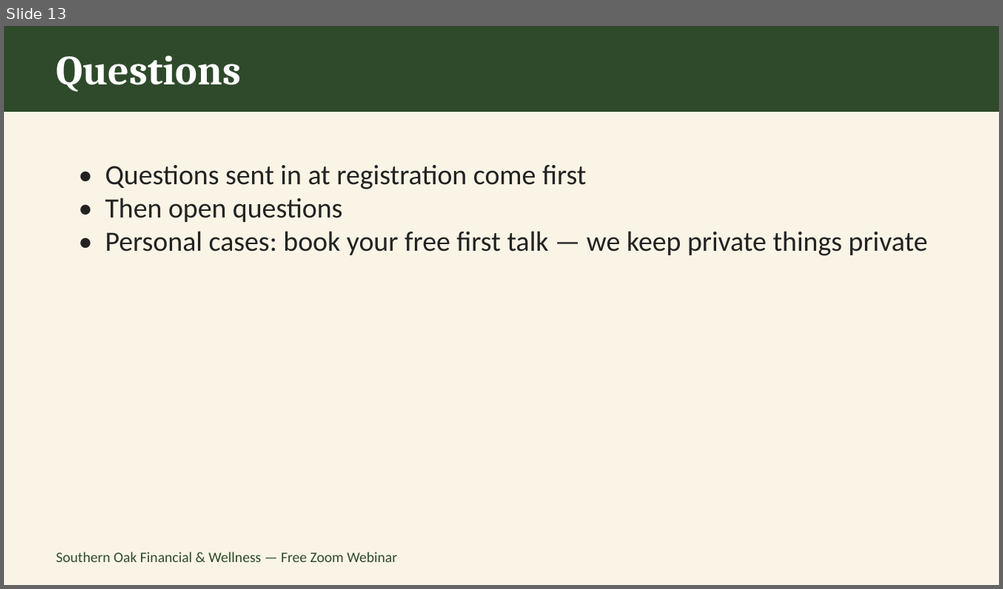
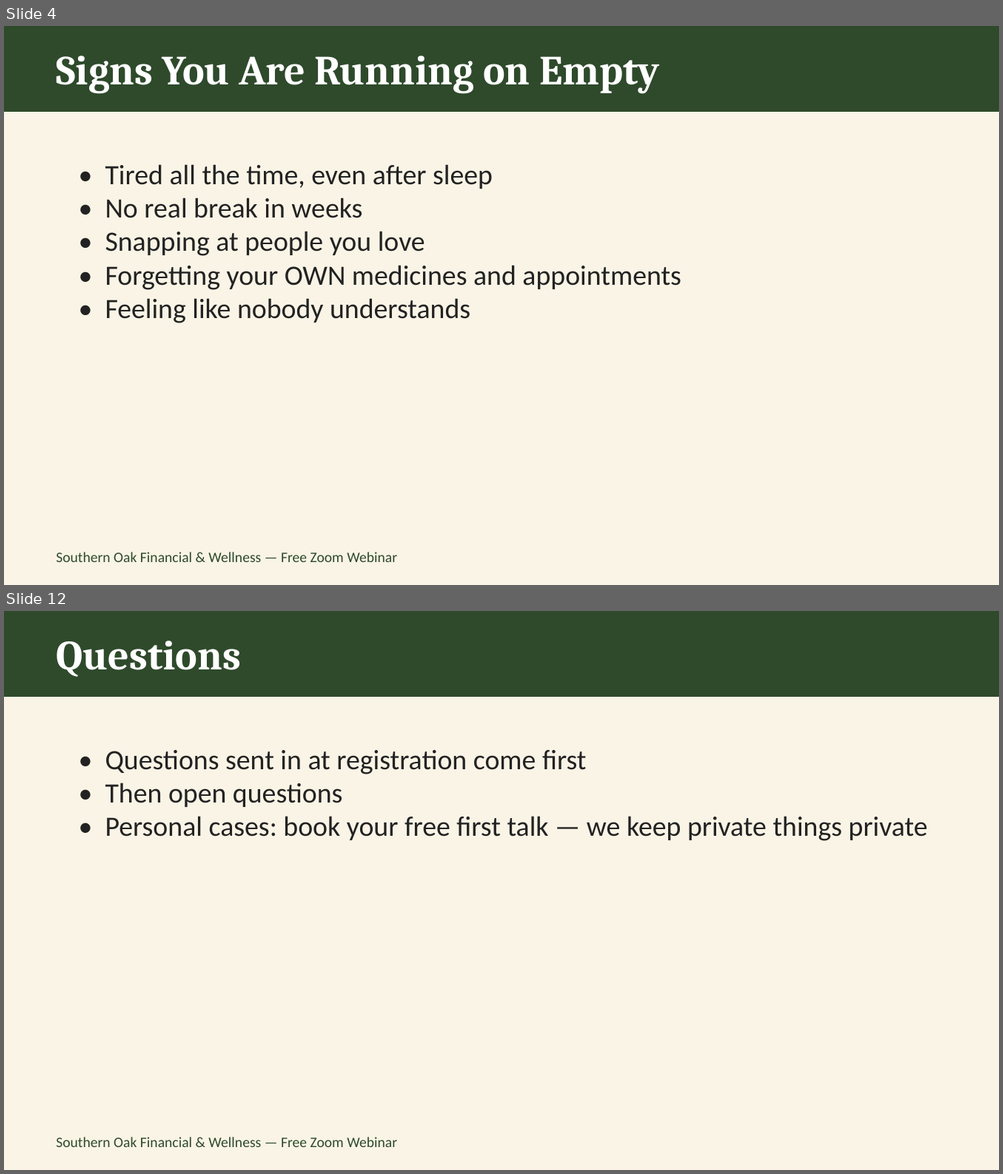
Before and after one commit to southernoakfw-ja/southernoakfw-ja.github.io, a slide deck: assets/Caregiver-Webinar-Nov13.pptx. Shown one above the other, each under a label of ours: slide 13 before the commit, slides 4 and 12 after it; the slides between them are not shown. The pictures are 1003x589 and 1003x1174 pixels, drawn with LibreOffice and Linux fonts; fonts in the diff are those of the drawing. Boxes give left, top, right and bottom in pixels: in the first picture for what was removed or moved away, otherwise in the second. Text is boxed around its words. In the diff, an @@ line names an element or a change of style, - is before the commit and + after.

```diff
--- a/assets/Caregiver-Webinar-Nov13.pptx
+++ b/assets/Caregiver-Webinar-Nov13.pptx
@@ slide 4 added at (x1=4, y1=26, x2=999, y2=585), background #FFFFFF @@
@@ rectangle added at (x1=4, y1=26, x2=999, y2=585), fill #FAF4E6 @@
@@ rectangle added at (x1=4, y1=26, x2=999, y2=112), fill #2E4A2B @@
@@ text added at (x1=56, y1=56, x2=660, y2=93), 40 pt, text #FFFFFF, bold @@
+Signs You Are Running on Empty
@@ text added at (x1=105, y1=164, x2=680, y2=323), 27 pt, text #222222 @@
+• Tired all the time, even after sleep
+• No real break in weeks
+• Snapping at people you love
+• Forgetting your OWN medicines and appointments
+• Feeling like nobody understands
@@ text added at (x1=56, y1=552, x2=397, y2=562), 14 pt, text #2E4A2B @@
+Southern Oak Financial & Wellness — Free Zoom Webinar
@@ what was slide 13 is now slide 12 @@
```
Also in this commit, not shown: 8 slides changed, 2 other slides added, 4 slides removed, 6 other files.
